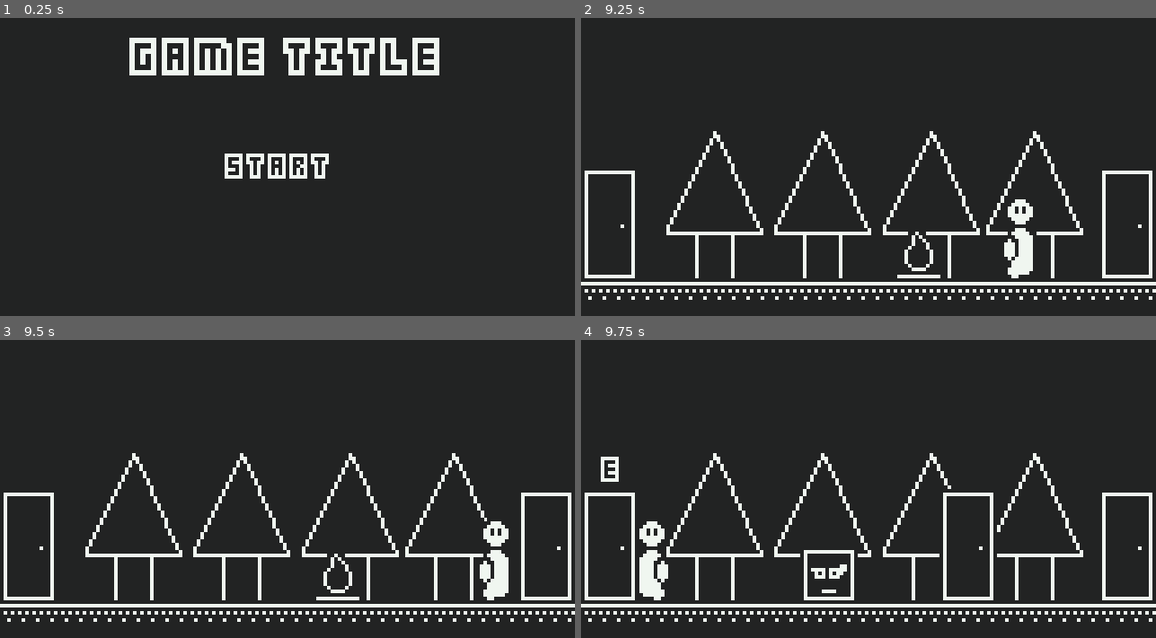
Above: before the commit, frames 1-4 (two rows, left to right).
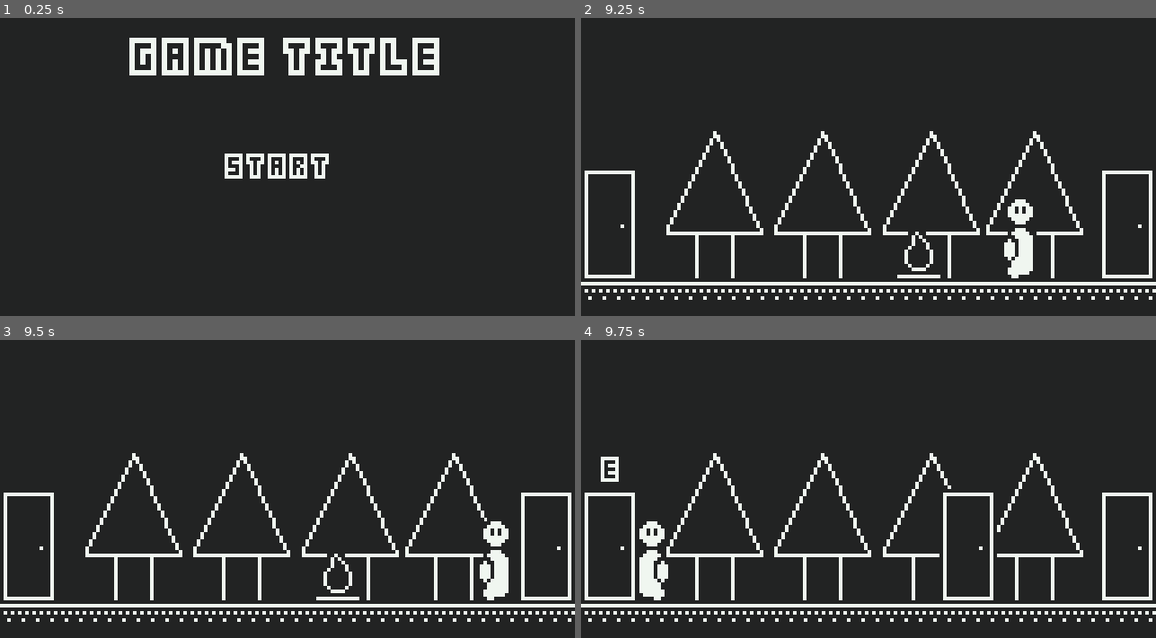
Above: after the commit, the same moments.

Repository: SolarLabyrinth/Lunariel
Game: Godot game, scene res://Scenes/MainMenu.tscn
Same seed, same stepped clock (60 frames per second), same inputs: the game is played once before the commit and once after it.
Inputs (mouse positions are in pixels of both pictures, inside the frame that each line leads up to):
- Up to frame 1 (0.25 s): no input
- Up to frame 2 (9.25 s): click (857, 167) at 0.5 s; tap Enter (ui_accept) at 1.25, 1.52, 2, 2.27, 2.75, 3.77, 4.52, 5.75, 6.02, 7.52, 8.27, 9.02 s; move the mouse to (995, 158) at 1.27 s; hold Right (ui_right) 1.28-2.03 s; tap E (sl_interact) at 1.35, 2.85, 4.35, 6.6, 8.1 s; move the mouse to (753, 190) at 2.02 s; hold Left (ui_left) 2.03-2.78 s; click (753, 190) at 2.1 s; move the mouse to (926, 104) at 2.77 s; hold Right (ui_right) 2.78-4.28 s; move the mouse to (839, 238) at 3.52 s; click (839, 238) at 3.6 s; move the mouse to (1041, 223) at 4.27 s; hold Left (ui_left) 4.28-5 s; click "Start" at 5 s; move the mouse to (696, 125) at 5.77 s; hold Left (ui_left) 5.78-7.28 s; click (696, 125) at 5.85 s; move the mouse to (897, 172) at 6.52 s; move the mouse to (782, 92) at 7.27 s; hold Right (ui_right) from 7.28 s (still down); click (782, 92) at 7.35 s; move the mouse to (995, 158) at 8.02 s; move the mouse to (753, 190) at 8.77 s; click (753, 190) at 8.85 s
- Up to frame 3 (9.5 s): keep holding Right (ui_right)
- Up to frame 4 (9.75 s): move the mouse to (926, 426) at 9.52 s; release Right (ui_right) at 9.53 s; hold Left (ui_left) from 9.53 s (still down); tap E (sl_interact) at 9.6 s

Frames 1-3 are identical in both runs. In frame 4, 0.7% of the frame differs, in the area x 38-49%, y 70-88%.

Commit message:
stranger danger

Diff:
--- a/Resources/world_stats.gd
+++ b/Resources/world_stats.gd
@@ -1,9 +1,28 @@
 class_name WorldStats extends Resource
 
-@export var current_level := 0
-@export var player_x := 100.0
+@export var current_level := 1
+@export var player_x := 110.0
 @export var player_face := 'right'
-@export var at_grace := false
-@export var at_door := false
 
-@export var keys := { 1: false, 2: false }
+@export var last_grace_level := 1
+@export var last_grace_x := 110.0
+@export var last_grace_face := 'right'
+
+@export var current_enemy_id := 0
+
+@export var keys := {
+    1: false,
+    2: false,
+}
+@export var enemies := reset_enemies()
+
+func reset_enemies() -> Dictionary:
+    return {
+        1: false,
+        2: true,
+        3: true,
+        4: true,
+        5: true,
+        6: true,
+        7: true,
+    }
--- a/Scenes/Levels/Level2.tscn
+++ b/Scenes/Levels/Level2.tscn
@@ -21,7 +21,9 @@
 target_level_id = 7
 
 [node name="Enemy" parent="." instance=ExtResource("3_pf2h0")]
+visible = false
 position = Vector2(276, 268)
+enemy_id = 1
 
 [node name="Door3" parent="." instance=ExtResource("2_dpmdo")]
 position = Vector2(608, 236)
--- a/Scenes/Levels/Level3.tscn
+++ b/Scenes/Levels/Level3.tscn
@@ -17,6 +17,7 @@
 
 [node name="Enemy" parent="." instance=ExtResource("3_satr7")]
 position = Vector2(276, 268)
+enemy_id = 2
 
 [node name="Grace" parent="." instance=ExtResource("4_rp4xi")]
 position = Vector2(447, 270)
--- a/Scenes/Levels/Level4.tscn
+++ b/Scenes/Levels/Level4.tscn
@@ -17,6 +17,7 @@
 
 [node name="Enemy" parent="." instance=ExtResource("3_4b0tf")]
 position = Vector2(349, 268)
+enemy_id = 3
 
 [node name="Key" parent="." instance=ExtResource("5_rrmxv")]
 position = Vector2(584, 268)
--- a/Scenes/Levels/Level5.tscn
+++ b/Scenes/Levels/Level5.tscn
@@ -17,6 +17,7 @@
 
 [node name="Enemy" parent="." instance=ExtResource("3_vqwj0")]
 position = Vector2(376, 268)
+enemy_id = 4
 
 [node name="Grace" parent="." instance=ExtResource("4_nvnbx")]
 position = Vector2(204, 270)
--- a/Scenes/Levels/Level6.tscn
+++ b/Scenes/Levels/Level6.tscn
@@ -12,6 +12,7 @@
 
 [node name="Enemy" parent="." instance=ExtResource("2_wl7bb")]
 position = Vector2(273, 268)
+enemy_id = 5
 
 [node name="Door2" parent="." instance=ExtResource("3_exe67")]
 position = Vector2(608, 236)
--- a/Scenes/Levels/Level7.tscn
+++ b/Scenes/Levels/Level7.tscn
@@ -17,6 +17,7 @@
 
 [node name="Enemy" parent="." instance=ExtResource("3_b7q7x")]
 position = Vector2(276, 268)
+enemy_id = 6
 
 [node name="Grace" parent="." instance=ExtResource("4_0q1b7")]
 position = Vector2(447, 270)
--- a/Scenes/Levels/Level8.tscn
+++ b/Scenes/Levels/Level8.tscn
@@ -16,6 +16,7 @@
 
 [node name="Enemy" parent="." instance=ExtResource("3_upc2u")]
 position = Vector2(349, 268)
+enemy_id = 7
 
 [node name="Player" parent="." instance=ExtResource("4_gx8dn")]
 position = Vector2(122, 252)
--- a/Things/Enemy.tscn
+++ b/Things/Enemy.tscn
@@ -24,4 +24,3 @@
 texture = SubResource("AtlasTexture_rr2rk")
 
 [connection signal="area_entered" from="Area2D" to="." method="_on_area_2d_area_entered"]
-[connection signal="area_exited" from="Area2D" to="." method="_on_area_2d_area_exited"]
--- a/Things/enemy.gd
+++ b/Things/enemy.gd
@@ -2,9 +2,13 @@
 
 @export var enemy_id := 0
 
+var world_stats: WorldStats = ResourceLoader.load("res://Resources/world_stats.tres")
+
+func _ready() -> void:
+	if world_stats.enemies.get(enemy_id):
+		show()
+
 func _on_area_2d_area_entered(_area: Area2D) -> void:
+	world_stats.current_enemy_id = enemy_id
 	# SceneManager.start_typing_test()
 	pass # Replace with function body.
-
-func _on_area_2d_area_exited(_area: Area2D) -> void:
-	pass # Replace with function body.
